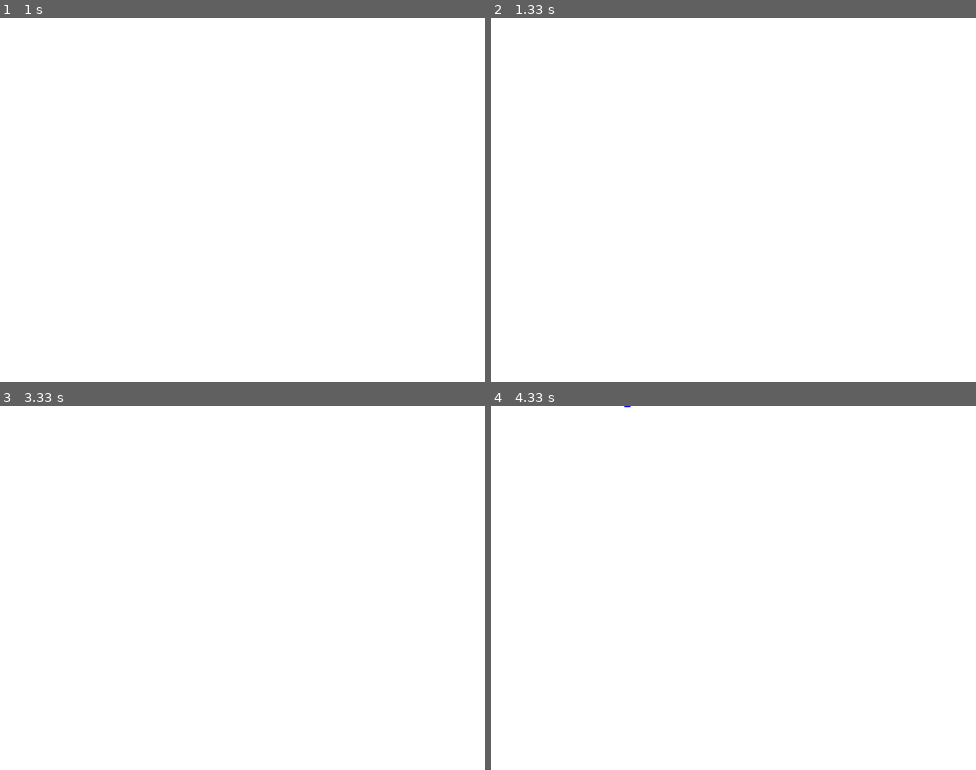
Above: before the commit, frames 1-4 (two rows, left to right).
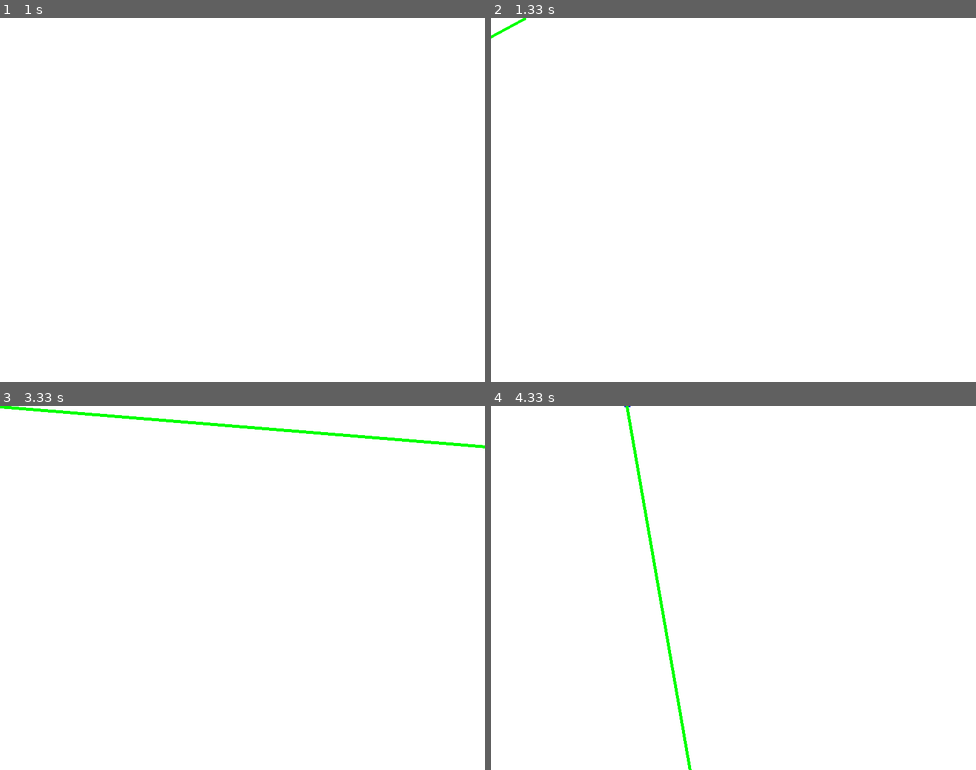
Above: after the commit, the same moments.

Repository: johannesbenjohannes/BlueSquer
Game: pygame game, started from main.py
Same seed, same stepped clock (60 frames per second), same inputs: the game is played once before the commit and once after it.
Inputs:
- Up to frame 1 (1 s): hold Right 0.33-0.8 s; hold Up from 0.83 s (still down)
- Up to frame 2 (1.33 s): release Up at 1.13 s; hold Right from 1.17 s (still down)
- Up to frame 3 (3.33 s): release Right at 1.63 s; hold Down 2.23-2.53 s; hold Left 2.57-2.97 s; hold Up from 3 s (still down)
- Up to frame 4 (4.33 s): release Up at 3.37 s; hold Right 3.4-4.03 s; hold Down from 4.07 s (still down)

Frame 1 is identical in both runs. In frame 2, less than 0.1% of the frame differs, in the area x 0-8%, y 0-6%; in frame 3, 0.8%, in the area x 0-100%, y 0-12%; in frame 4, 0.6%.

Commit message:
some more

Diff:
--- a/main.py
+++ b/main.py
@@ -46,10 +46,10 @@
     # --- 2. Boucle principale ---
     while True:
         compteur+=1
-        if compteur%30==0:
+        if compteur%60==0:
             drawline = True
         if attacking:
-            compteur_attaque+=1
+            compteur_attaque+=0.25
 
 
         # --- 3. Gestion des events ---
@@ -95,15 +95,15 @@
             if drawline:
                 round_compteur=True
                 if attacking ==False:
-                    end_x = rect_x+5
-                    end_y = rect_y+5
                     rdTheta= rd.uniform(0, 2*m.pi)
-                    attack_x = rect_x+200*m.cos(rdTheta)
-                    attack_y = rect_y+200*m.sin(rdTheta)
+                    attack_x = rect_x+2000*m.cos(rdTheta)
+                    attack_y = rect_y+2000*m.sin(rdTheta)
+                    end_x = rect_x+2000*m.cos(rdTheta+m.pi)
+                    end_y = rect_y+2000*m.sin(rdTheta+m.pi)
                 attacking = True
-                pygame.draw.line(fenetre, GREEN,(attack_x, attack_y),(end_x, end_y),width=compteur_attaque%10)
+                pygame.draw.line(fenetre, GREEN,(attack_x, attack_y),(end_x, end_y),round(compteur_attaque%50))
                 if compteur_attaque%10==9:
-                    pygame.draw.line(fenetre, RED,(attack_x, attack_y),(end_x, end_y),width=compteur_attaque%10)
+                    pygame.draw.line(fenetre, RED,(attack_x, attack_y),(end_x, end_y),round(compteur_attaque%50))
                     drawline=False
                     attacking=False
                     compteur_attaque = 0
